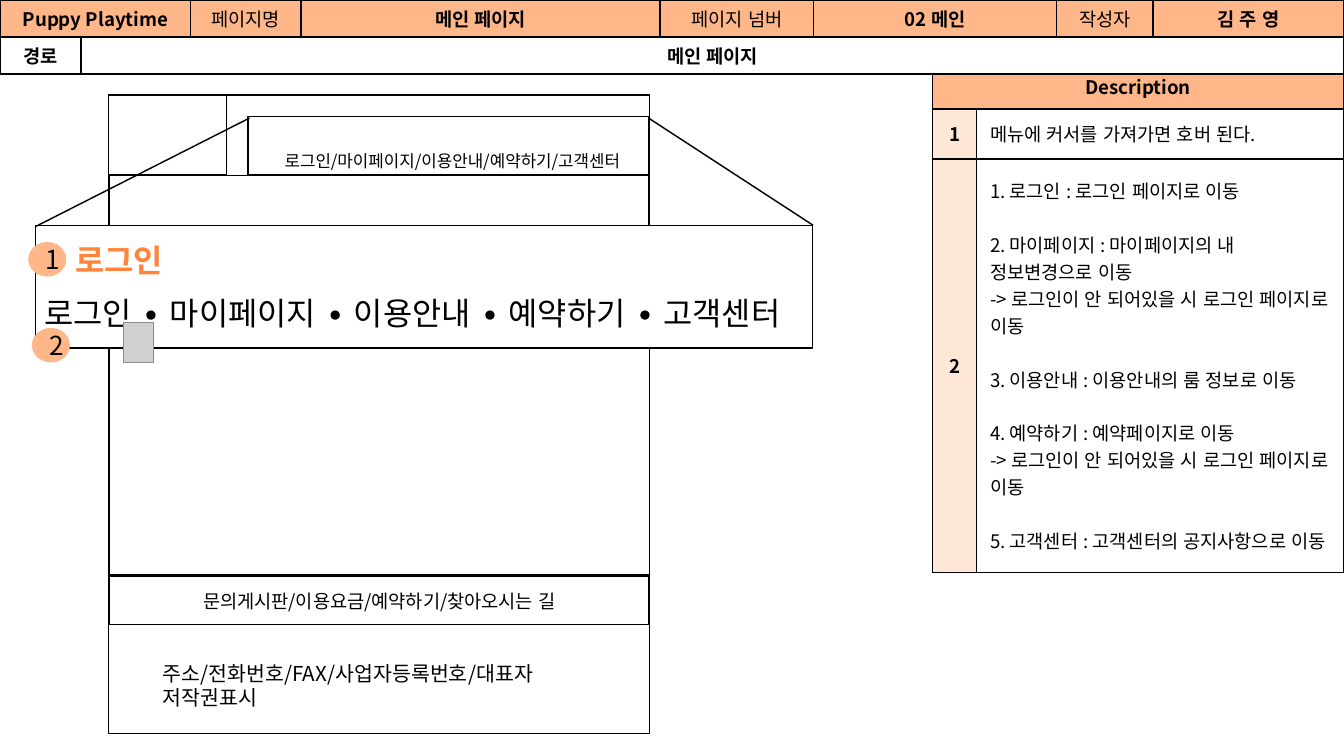
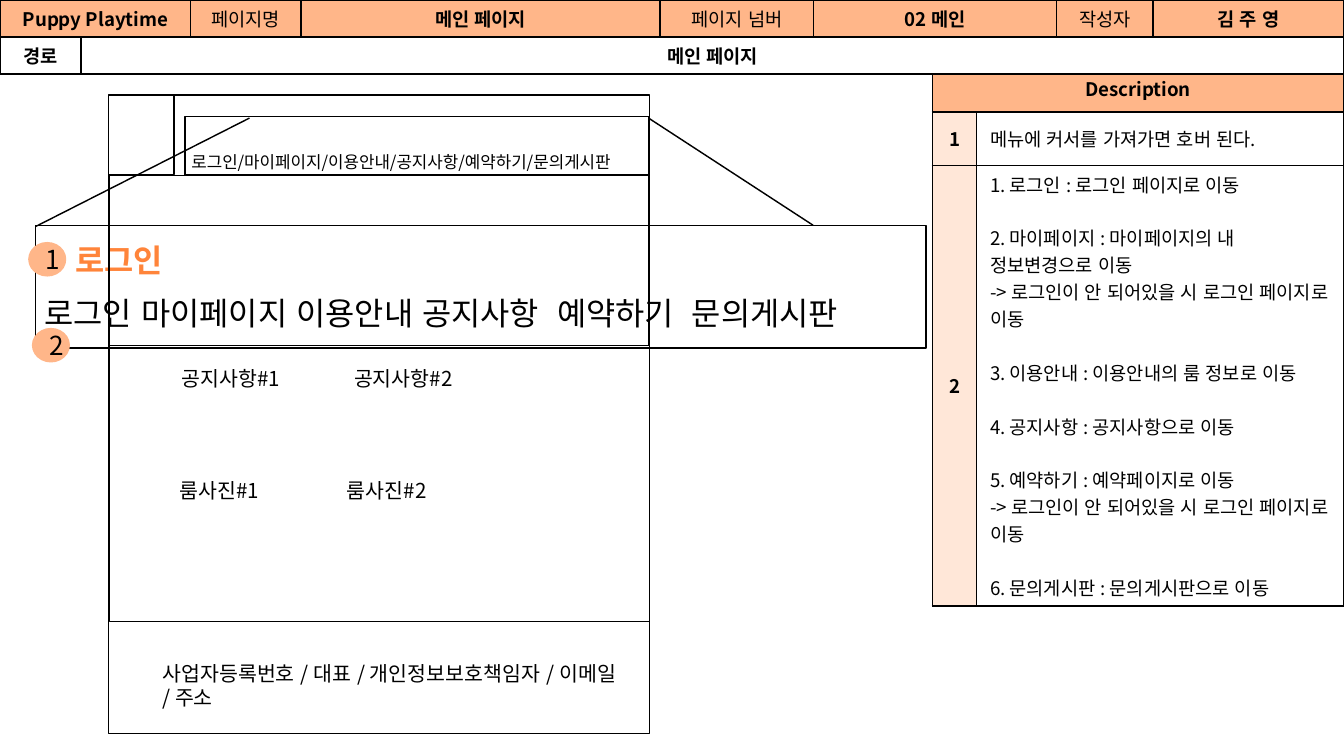
Before and after one commit to Jogging-Kim-Chaebak/PuppyPlaytime, a slide deck: slide 4 of 프로젝트 산출물/9. 스토리보드/Puppy Playtime 사용자 스토리보드.pptx. Drawn at 1344x756 pixels with LibreOffice and Linux fonts; fonts in the diff are those of the drawing; grey boxes stand for pictures; background and template pictures are left out. Boxes give left, top, right and bottom in pixels: in the first picture for what was removed or moved away, otherwise in the second. Text is boxed around its words. In the diff, an @@ line names an element or a change of style, - is before the commit and + after.

```diff
--- a/프로젝트 산출물/9. 스토리보드/Puppy Playtime 사용자 스토리보드.pptx
+++ b/프로젝트 산출물/9. 스토리보드/Puppy Playtime 사용자 스토리보드.pptx
@@ table at (931, 65, 1343, 601) @@
-row 3, column 2: 1. 로그인 : 로그인 페이지로 이동 / 2. 마이페이지 : 마이페이지의 내 정보변경으로 이동 / -> 로그인이 안 되어있을 시 로그인 페이지로 이동 / 3. 이용안내 : 이용안내의 룸 정보로 이동 / 4. 예약하기 : 예약페이지로 이동 / -> 로그인이 안 되어있을 시 로그인 페이지로 이동 / 5. 고객센터 : 고객센터의 공지사항으로 이동
+row 3, column 2: 1. 로그인 : 로그인 페이지로 이동 / 2. 마이페이지 : 마이페이지의 내 정보변경으로 이동 / -> 로그인이 안 되어있을 시 로그인 페이지로 이동 / 3. 이용안내 : 이용안내의 룸 정보로 이동 / 4. 공지사항 : 공지사항으로 이동 / 5. 예약하기 : 예약페이지로 이동 / -> 로그인이 안 되어있을 시 로그인 페이지로 이동 / 6. 문의게시판 : 문의게시판으로 이동
@@ rectangle: place and size @@
-rectangle at (109, 95, 226, 175)
+rectangle at (109, 95, 175, 175)
@@ rectangle: place and size @@
-rectangle at (247, 117, 648, 175)
+rectangle at (184, 117, 648, 175)
@@ text at (191, 154, 610, 171): text changed @@
-로그인/마이페이지/이용안내/예약하기/고객센터
+로그인/마이페이지/이용안내/공지사항/예약하기/문의게시판
@@ rectangle: place and size @@
-rectangle at (36, 226, 813, 348)
+rectangle at (36, 226, 926, 348)
@@ text at (44, 292, 838, 333): text changed @@
-로그인 ∙ 마이페이지 ∙ 이용안내 ∙ 예약하기 ∙ 고객센터
+로그인 마이페이지 이용안내 공지사항 예약하기 문의게시판
@@ picture removed at (124, 323, 153, 363) @@
@@ rectangle: place and size @@
-rectangle at (109, 345, 649, 575)
+rectangle at (109, 345, 649, 621)
@@ text added at (181, 369, 453, 388), 11 pt, text #000000 @@
+공지사항#1 공지사항#2
@@ text added at (179, 481, 427, 500), 11 pt, text #000000 @@
+룸사진#1 룸사진#2
@@ rectangle removed at (109, 575, 649, 625) @@
@@ text removed at (203, 592, 555, 612) @@
-문의게시판/이용요금/예약하기/찾아오시는 길
@@ text at (162, 664, 616, 707): text changed @@
-주소/전화번호/FAX/사업자등록번호/대표자
-저작권표시
+사업자등록번호 / 대표 / 개인정보보호책임자 / 이메일 / 주소
```
Also in this commit, not shown: 4 other slides changed, 6 slides added, 5 slides removed, 9 other files.
